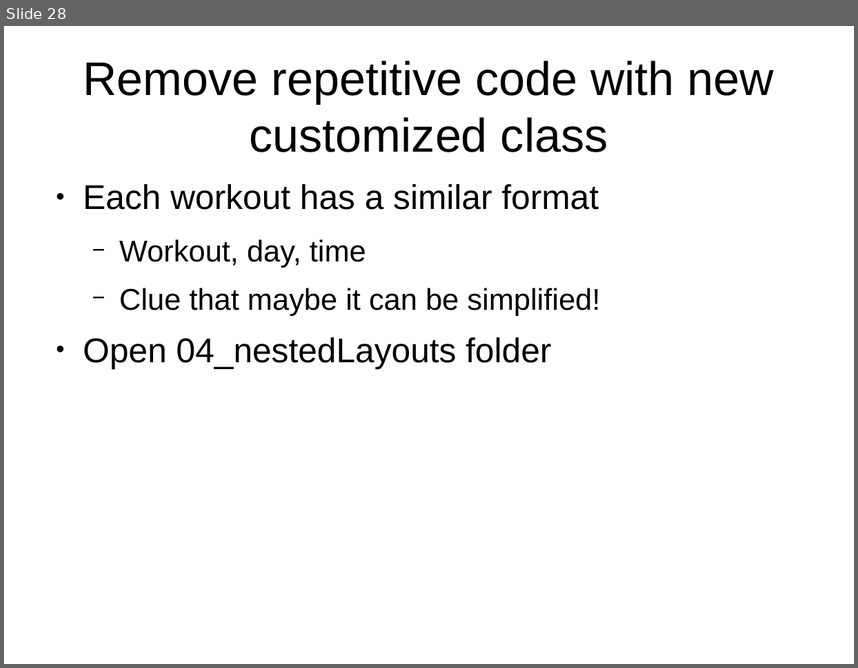
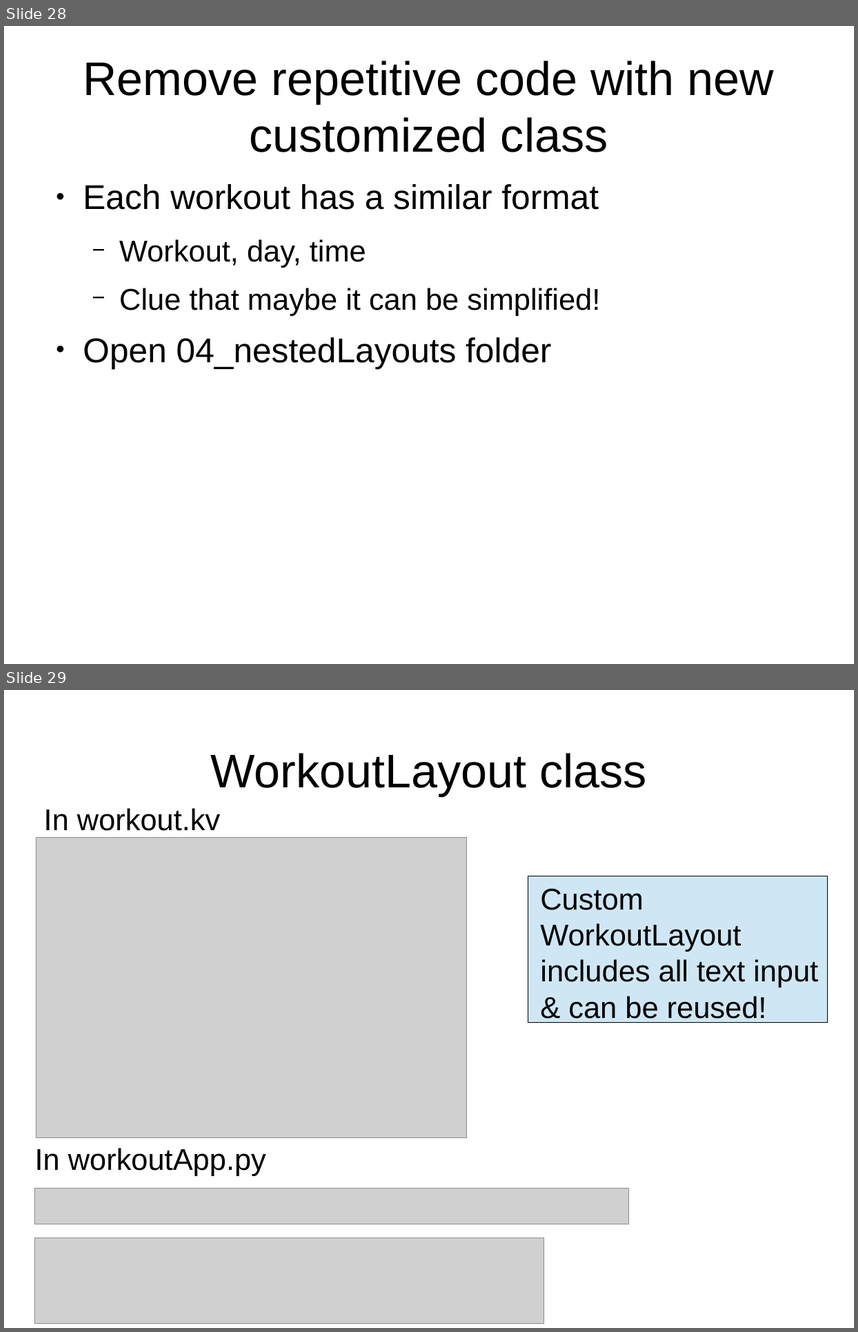
Before and after one commit to adasilva/intro_kivy, a slide deck: intro_kivy.odp. Shown one above the other, each under a label of ours: slide 28 before the commit, slides 28 and 29 after it. The pictures are 858x668 and 858x1332 pixels, drawn with LibreOffice and Linux fonts; fonts in the diff are those of the drawing; grey boxes stand for pictures. Boxes give left, top, right and bottom in pixels: in the first picture for what was removed or moved away, otherwise in the second. Text is boxed around its words. In the diff, an @@ line names an element or a change of style, - is before the commit and + after.

Commit message:
added 04_nestedLayouts and associated slides

```diff
--- a/intro_kivy.odp
+++ b/intro_kivy.odp
@@ slide 29 added at (4, 690, 854, 1328), background #FFFFFF @@
@@ title added at (210, 753, 647, 796), 44 pt, text #000000 @@
+WorkoutLayout class
@@ text added at (44, 808, 220, 831), 28 pt, text #000000 @@
+In workout.kv
@@ picture added at (36, 838, 467, 1137) @@
@@ rectangle added at (528, 876, 828, 1023), fill #CFE7F5, outline #000000 0 pt @@
@@ text added at (540, 888, 818, 1024), 28 pt, text #000000 @@
+Custom WorkoutLayout includes all text input & can be reused!
@@ text added at (35, 1147, 266, 1176), 28 pt, text #000000 @@
+In workoutApp.py
@@ picture added at (35, 1188, 629, 1225) @@
@@ picture added at (35, 1238, 544, 1323) @@
```
Also in this commit, not shown: 5 other slides added, 2 other files.
